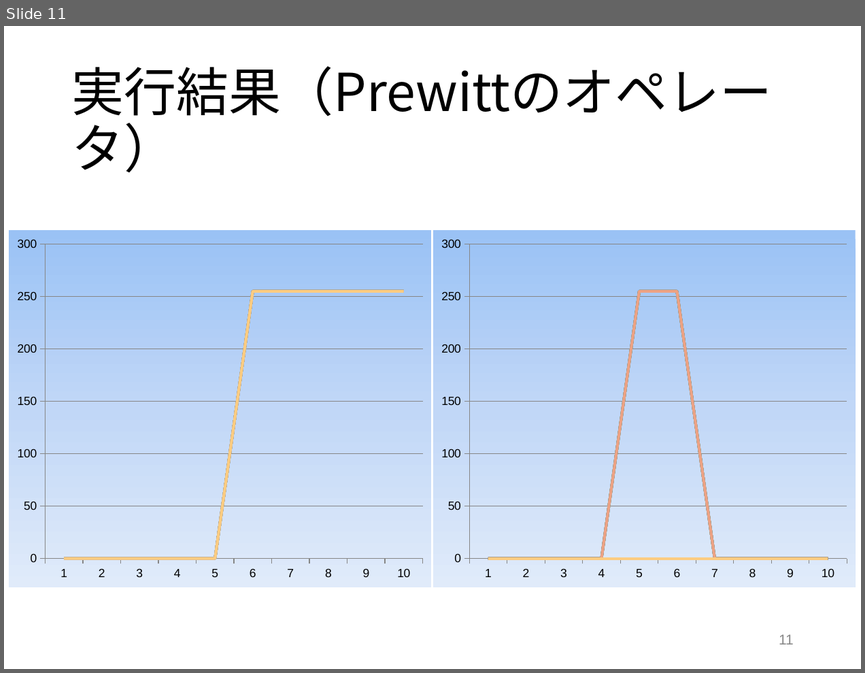
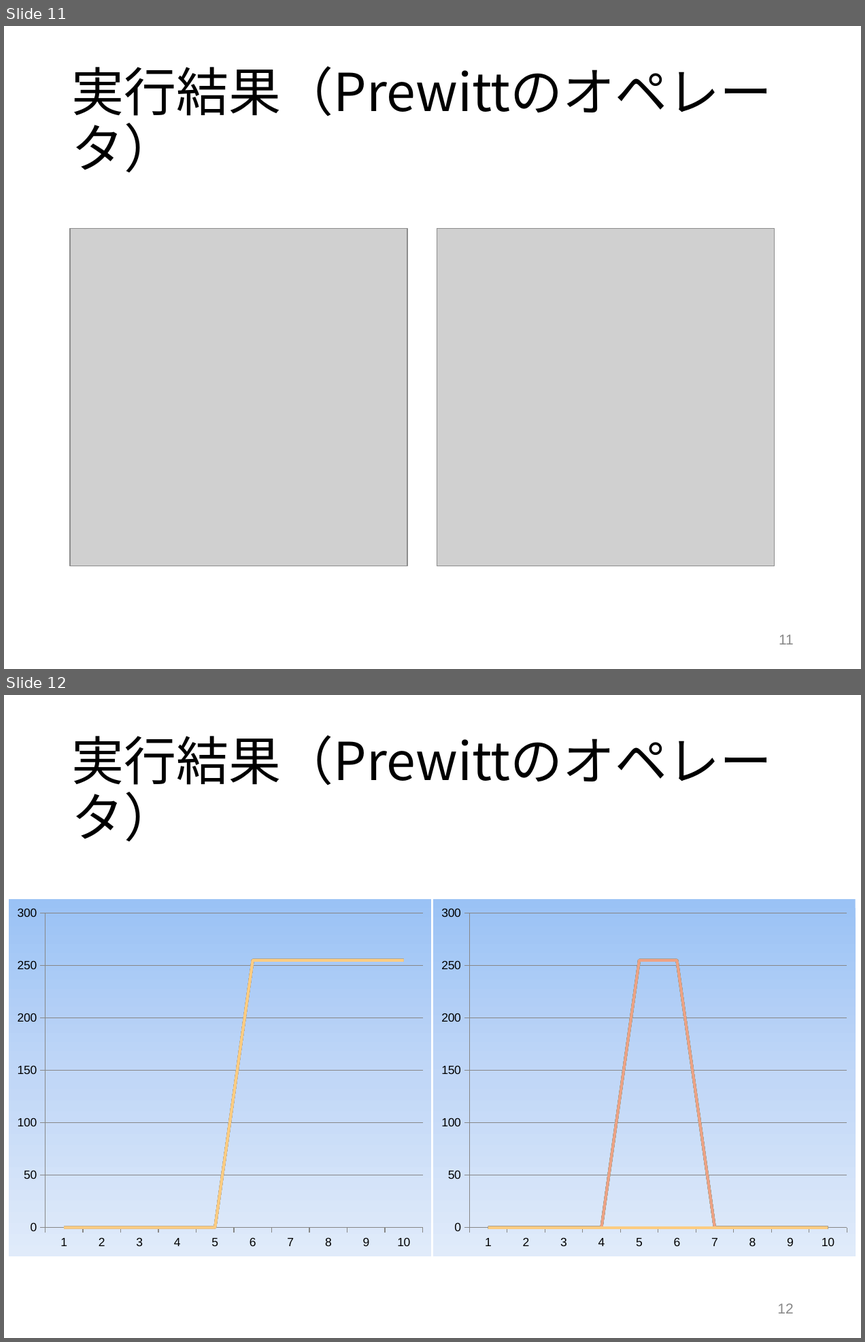
Before and after one commit to tamu0106/IN4_exp, a slide deck: exp_c/slide/exp_C.pptx. Shown one above the other, each under a label of ours: slide 11 before the commit, slides 11 and 12 after it. The pictures are 865x673 and 865x1342 pixels, drawn with LibreOffice and Linux fonts; fonts in the diff are those of the drawing; grey boxes stand for pictures. Boxes give left, top, right and bottom in pixels: in the first picture for what was removed or moved away, otherwise in the second. Text is boxed around its words. In the diff, an @@ line names an element or a change of style, - is before the commit and + after.

```diff
--- a/exp_c/slide/exp_C.pptx
+++ b/exp_c/slide/exp_C.pptx
@@ slide 11 added at <box>4,26,861,669</box>, background #FFFFFF @@
@@ title added at <box>71,66,772,124</box>, 44 pt, text #000000 @@
+実行結果（Prewittのオペレータ）
@@ picture added at <box>70,228,407,566</box> @@
@@ picture added at <box>436,228,774,566</box> @@
@@ page number added at <box>779,634,793,644</box>, 12 pt, text #888888 @@
+11
@@ what was slide 11 is now slide 12 @@
@@ page number at <box>777,1303,793,1313</box>: text changed @@
-11
+12
```
Also in this commit, not shown: 2 slides changed, 3 other slides added, 3 other files.
